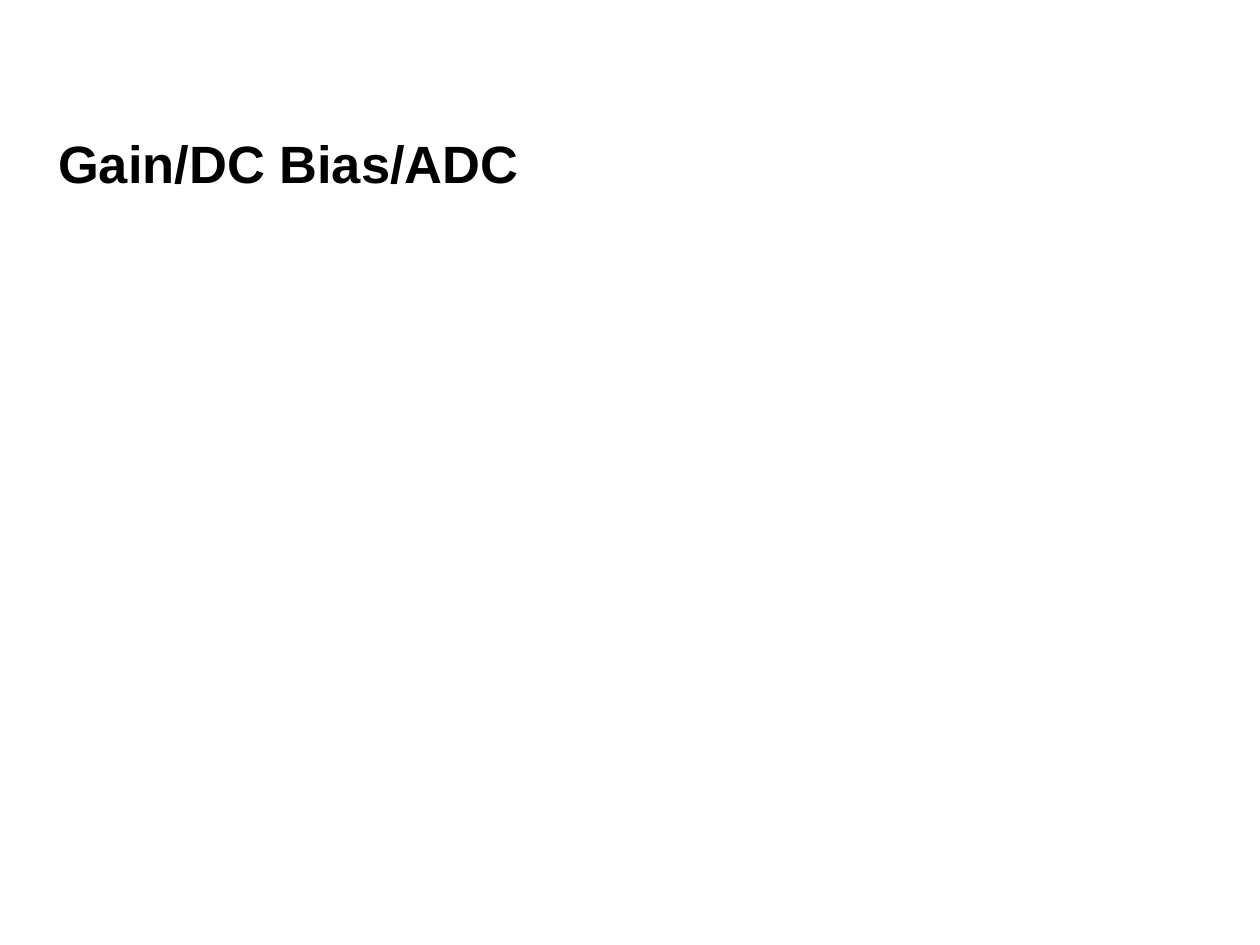
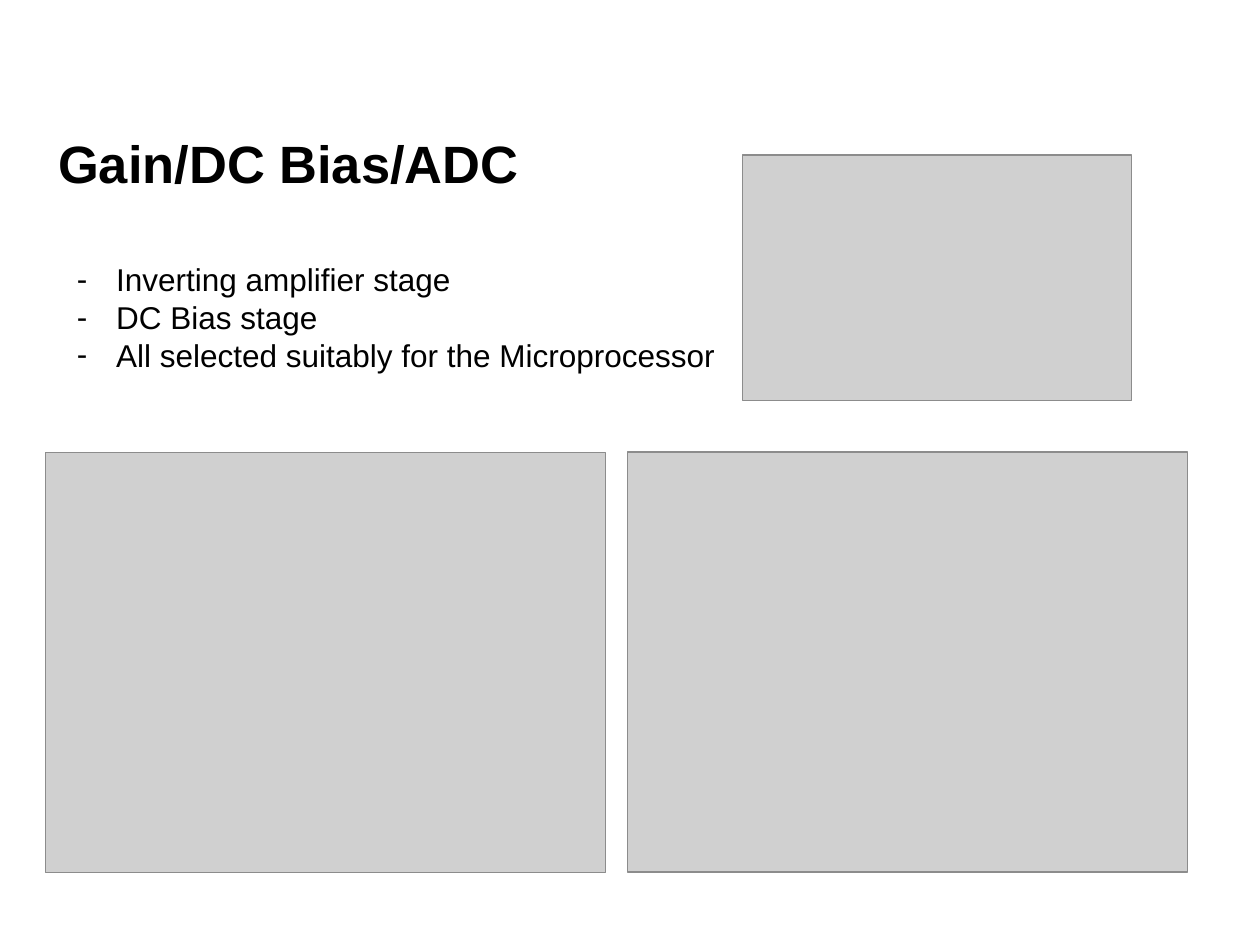
Before and after one commit to danielsaul/phone-tapping-scenario, a slide deck: slide 4 of docs/ppt.pptx. Drawn at 1260x945 pixels with LibreOffice and Linux fonts; fonts in the diff are those of the drawing; grey boxes stand for pictures; background and template pictures are left out. Boxes give left, top, right and bottom in pixels: in the first picture for what was removed or moved away, otherwise in the second. Text is boxed around its words. In the diff, an @@ line names an element or a change of style, - is before the commit and + after.

Commit message:
powerpoint presentation

```diff
--- a/docs/ppt.pptx
+++ b/docs/ppt.pptx
@@ picture added at box(743, 155, 1131, 401) @@
@@ text added at box(116, 268, 714, 373), 18 pt, text #000000 @@
+– Inverting amplifier stage
+– DC Bias stage
+– All selected suitably for the Microprocessor
@@ picture added at box(45, 452, 605, 872) @@
@@ picture added at box(627, 452, 1187, 872) @@
```
Also in this commit, not shown: 2 other slides changed, 3 slides added, 2 slides removed.
